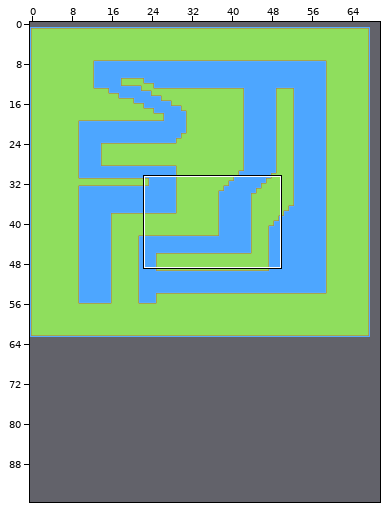
Tiled map, stored at Assets/com.seanba.super-tiled2unity/FINAL/Maps/Race 1.3.tmx. Above, an overview of the earlier version with the close-up marked.
Close-up. Before the edit:
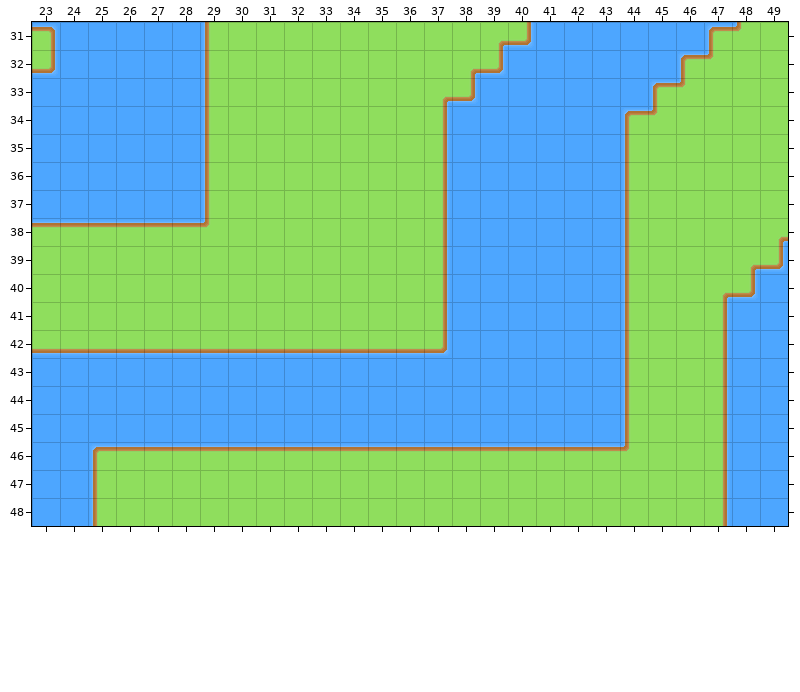
Cells are 32x32 px. Shown: x 23..49, y 31..48. The commit also changed other parts of the map, which this record leaves out. The old version is drawn lined up with the new one.
The result:
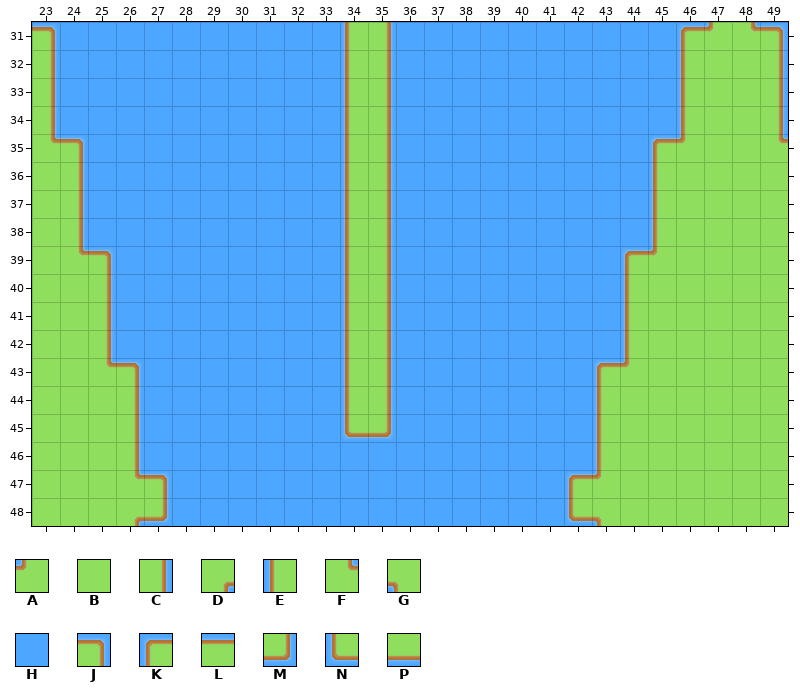
Key: from "Grass": A 60 "2.5", B 61 "2.6", C 62 "2.7", D 68 "3.5", E 75 "4.4", F 76 "4.5", G 84 "5.5", H 88 "6.1", J 99 "1.4", K 100 "1.5", L 101 "1.6", M 114 "6.4", N 115 "6.5", P 116 "6.6".
_ is an empty cell.
Difference:
map size 68x62 -> 70x96 cells (old content now starts at 0,1; both pictures use the new coordinates)
Layer "Tile Layer 1":
y 31: x 29..40 EBBBBBBBBBDM -> HHHHHECHHHHH; x 46..49 HKAB -> KAFJ
y 32: x 23 M -> C; x 29..39 EBBBBBBBBDM -> HHHHHECHHHH; x 46..47 KA -> EB; x 49 B -> C
y 33: x 23 H -> C; x 29..38 EBBBBBBBDM -> HHHHHECHHH; x 45..46 KA -> HE; x 49 B -> C
y 34: x 23 H -> C; x 29..37 EBBBBBBBC -> HHHHHECHH; x 44..46 KAB -> HHE; x 49 B -> C
y 35: x 23..24 HH -> FJ; x 29..37 EBBBBBBBC -> HHHHHECHH; x 44..46 EBB -> HKA; x 49 B -> F
y 36..37: x 23..24 HH -> BC; x 29..37 EBBBBBBBC -> HHHHHECHH; x 44..45 EB -> HE
y 38: x 23..37 LLLLLLABBBBBBBC -> BCHHHHHHHHHECHH; x 44..45 EB -> HE; x 49 D -> B
y 39: x 24..37 BBBBBBBBBBBBBC -> FJHHHHHHHHECHH; x 44..45 EB -> KA; x 48..49 DM -> BB
y 40: x 25..37 BBBBBBBBBBBBC -> CHHHHHHHHECHH; x 47..49 DMH -> BBB
y 41: x 25..37 BBBBBBBBBBBBC -> CHHHHHHHHECHH; x 47..49 CHH -> BBB
y 42: x 23..37 PPPPPPPPPPPPPPM -> BBCHHHHHHHHECHH; x 47..49 CHH -> BBB
y 43: x 23..26 HHHH -> BBFJ; x 34..35 HH -> EC; x 43..44 HE -> KA; x 47..49 CHH -> BBB
y 44: x 23..26 HHHH -> BBBC; x 34..35 HH -> EC; x 43..44 HE -> EB; x 47..49 CHH -> BBB
y 45: x 23..26 HHHH -> BBBC; x 34..35 HH -> NM; x 43..44 HE -> EB; x 47..49 CHH -> BBB
y 46: x 23..44 HHKLLLLLLLLLLLLLLLLLLA -> BBBCHHHHHHHHHHHHHHHHEB; x 47..49 CHH -> BBB
y 47: x 23..43 HHEBBBBBBBBBBBBBBBBBB -> BBBFJHHHHHHHHHHHHHHKA; x 47..49 CHH -> BBB
y 48: x 23..43 HHEBBBBBBBBBBBBBBBBBB -> BBBDMHHHHHHHHHHHHHHNG; x 47..49 CHH -> BBB
Boxes around the changes in both close-ups, in picture pixels (x1, y1, x2, y2):
changed: (32, 22, 788, 526)
